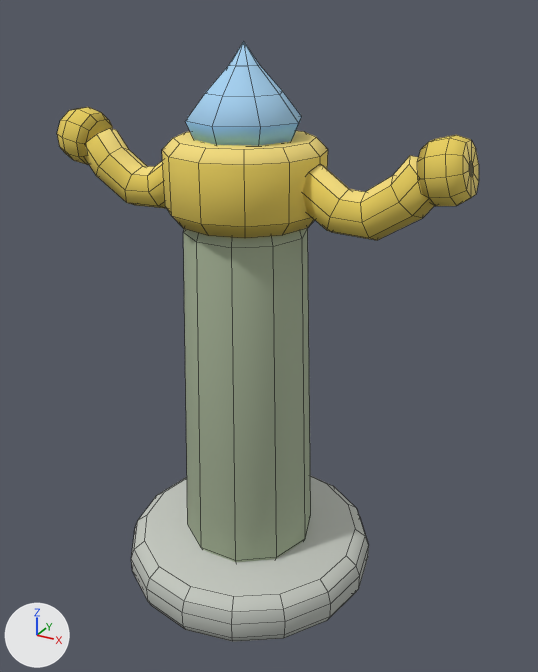
One commit to the Blender file tools/art/source/sprinkler_244/sprinkler_244.blend: the scene before it, then after it.
Before and after are seen from a camera (50 mm lens) standing at (0.326, -0.551, 0.541) and looking at (0.018, 0.009, 0.261). The lights are fixed; the arrows at lower left show +X, +Y and +Z. The first picture is the older version. Mesh edges are drawn as thin lines.

Script lines for the objects in view, before the commit:
```python
ob_blue_water_droplet_cap = bpy.data.objects.new('Blue water droplet cap', me_blue_water_droplet_cap)
ob_blue_water_droplet_cap.parent = ob_head
ob_blue_water_droplet_cap.location = (0.0, 0.0, -0.42)
ob_left_round_nozzle_with_painted_centre = bpy.data.objects.new('Left round nozzle with painted centre', me_left_round_nozzle_with_painted_centre)
ob_left_round_nozzle_with_painted_centre.parent = ob_head
ob_left_round_nozzle_with_painted_centre.location = (-0.158, 0.0, 0.007)
ob_left_round_nozzle_with_painted_centre.rotation_euler = (1.369, 0.0, -1.571)  # degrees (78, 0, -90)
ob_right_round_nozzle_with_painted_centre = bpy.data.objects.new('Right round nozzle with painted centre', me_right_round_nozzle_with_painted_centre)
ob_right_round_nozzle_with_painted_centre.parent = ob_head
ob_right_round_nozzle_with_painted_centre.location = (0.158, 0.0, 0.007)
ob_right_round_nozzle_with_painted_centre.rotation_euler = (1.369, 0.0, 1.571)  # degrees (78, 0, 90)
ob_rounded_yellow_brass_rotating_hub = bpy.data.objects.new('Rounded yellow brass rotating hub', me_rounded_yellow_brass_rotating_hub)
ob_rounded_yellow_brass_rotating_hub.parent = ob_head
ob_rounded_yellow_brass_rotating_hub.location = (0.0, 0.0, -0.42)
# also in view: 'Right short down then up curved arm' at (0.112, 0.0, 0.405); 'Left short down then up curved arm' at (-0.112, 0.0, 0.405); 'Stout sage green riser' at (0.0, 0.0, 0.209); 'Round edged stone mounting pad' at (0.0, 0.0, 0.023)
```
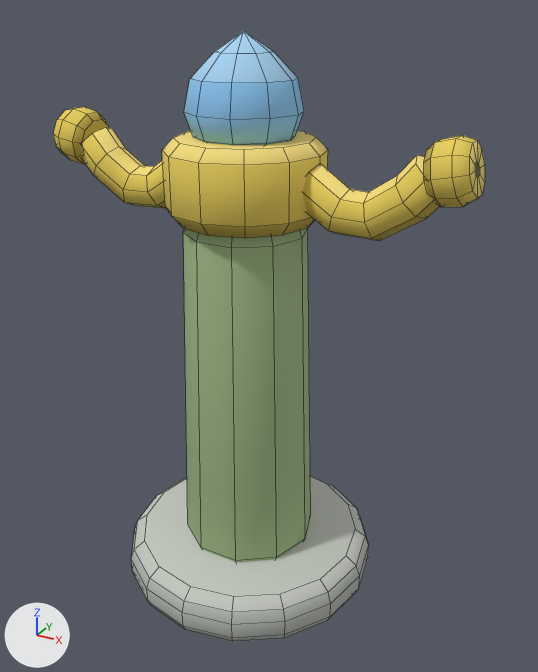
Where the change shows, as pixel boxes [x1, y1, x2, y2] in the pictures (538 x 672 px):
'Blue water droplet cap', reshaped (10% taller)
    before: [185, 42, 302, 146]
    after: [184, 30, 304, 145]
'Right round nozzle with painted centre', moved
    before: [417, 135, 479, 206]
    after: [424, 135, 485, 207]
'Left round nozzle with painted centre', moved
    before: [57, 107, 113, 165]
    after: [53, 107, 109, 164]

What the commit changed:
me_blue_water_droplet_cap is used by ob_blue_water_droplet_cap; parent ob_head; location (0.0, 0.0, -0.42).
me_blue_water_droplet_cap had 41 vertices, 41 faces and spanned x -0.05..0.05, y -0.05..0.05, z 0.433..0.517.
me_blue_water_droplet_cap now has 51 vertices, 51 faces and spans x -0.05..0.05, y -0.0476..0.0476, z 0.433..0.525.
Part 1, on me_blue_water_droplet_cap:
39 vertices are removed from x -0.05..0.05, y -0.05..0.05, z 0.433..0.517.
41 faces are deleted.
49 vertices are added at x -0.05..0.05, y -0.0476..0.0476, z 0.433..0.525.
11 new faces join them, mat_water_shade (blue #74b4e3).
20 new faces join them, mat_water (blue #8cc7f2).
20 new faces join them, mat_water_light (blue #a8d5f5).
Object 'Left round nozzle with painted centre' (ob_left_round_nozzle_with_painted_centre) moves from (-0.158, 0.0, 0.007) to (-0.163, 0.0, 0.007).
Object 'Right round nozzle with painted centre' (ob_right_round_nozzle_with_painted_centre) moves from (0.158, 0.0, 0.007) to (0.163, 0.0, 0.007).
